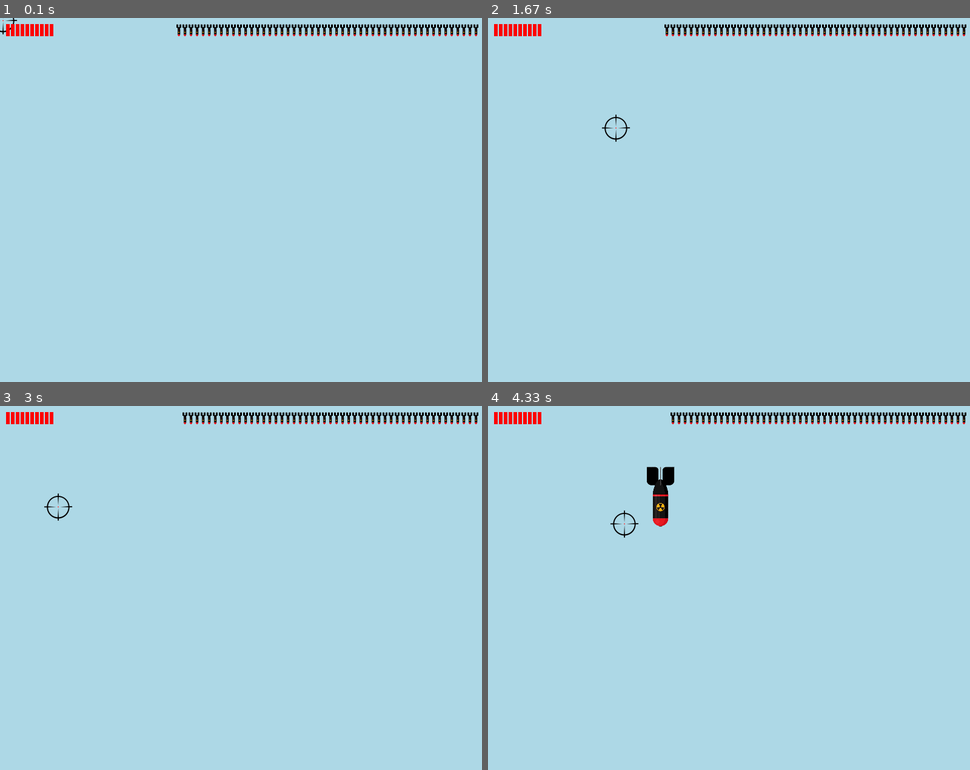
Above: before the commit, frames 1-4 (two rows, left to right).
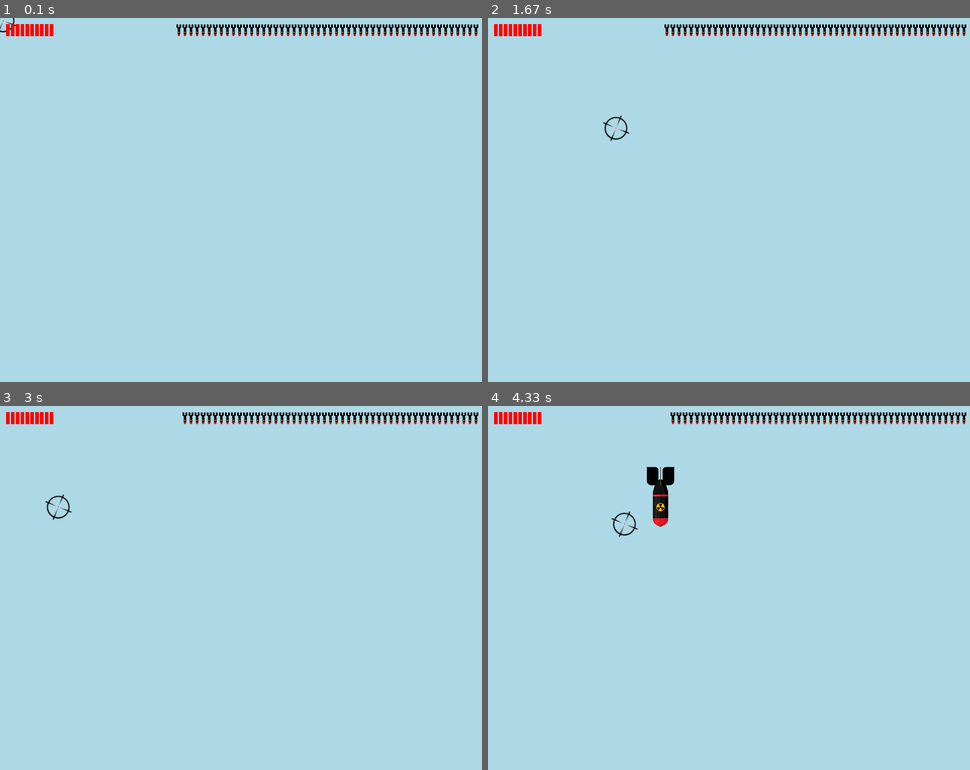
Above: after the commit, the same moments.

Repository: Novol-Drozdov/project_pygame
Game: pygame game, started from Airstrike/Airstrike.py
The game is run twice, just before and just after one commit, with the same random seed, the same clock (stepped at 60 frames per second) and the same inputs.
Inputs (mouse positions are in pixels of both pictures, inside the frame that each line leads up to):
- Up to frame 1 (0.1 s): no input
- Up to frame 2 (1.67 s): click (729, 200) at 0.38 s; click (777, 280) at 0.72 s; click (907, 327) at 1.05 s; click (618, 127) at 1.38 s
- Up to frame 3 (3 s): click (241, 631) at 1.72 s; click (366, 646) at 2.05 s; click (342, 558) at 2.38 s; click (57, 507) at 2.72 s
- Up to frame 4 (4.33 s): click (835, 522) at 3.05 s; click (584, 464) at 3.38 s; click (618, 653) at 3.72 s; click (622, 522) at 4.05 s

The runs differ from the first frame. In frame 1, less than 0.1% of the frame differs, in the area x 0-4%, y 0-5%; in frame 2, less than 0.1%, in the area x 23-30%, y 26-34%; in frame 3, less than 0.1%; in frame 4, less than 0.1%.

Commit message:
Airstrike game update

Diff:
--- a/Airstrike/Airstrike.py
+++ b/Airstrike/Airstrike.py
@@ -9,8 +9,14 @@
 clock = pygame.time.Clock()
 pygame.mouse.set_visible(False)
 
-imgAim = pygame.image.load('project_pygame/Airstrike/aim.png').convert_alpha()
+imgAim = pygame.image.load('project_pygame/Airstrike/aimAnim.png').convert_alpha()
+imgAimList = [imgAim.subsurface(0, 0, 50, 50),
+              imgAim.subsurface(50, 0, 50, 50),
+              imgAim.subsurface(100, 0, 50, 50),
+              imgAim.subsurface(150, 0, 50, 50),]
+
 imgBomb = pygame.image.load('project_pygame/Airstrike/bomb.png').convert_alpha()
+imgBoom = pygame.image.load('project_pygame/Airstrike/boom.png').convert_alpha()
 
 imgBombMini = pygame.transform.scale(imgBomb, (imgBomb.get_width() // 5, imgBomb.get_height() // 5))
 
@@ -21,6 +27,15 @@
 bombSpeed = 5
 bombCount = 50
 bombTimer = 120
+
+boomPX, boomPY = 0, 0
+boomFrame = -1
+boomFrameCount = 7
+boomFrameSpeed = 0.3
+
+aimFrame = 0
+aimFrameCount = 4
+aimFrameSpeed = 0.3
 
 play = True
 while play:
@@ -56,6 +71,14 @@
             if lives < 1: play = False
             bombs.pop(i)
 
+            boomFrame = 0
+            boomPX, boomPY = bombRect.midbottom
+
+    if boomFrame >= 0:
+        boomFrame += boomFrameSpeed
+        if boomFrame >= boomFrameCount:
+            boomFrame = -1
+
     if lives <= 0:
         print('Вы проиграли.')
         play = False
@@ -63,12 +86,20 @@
         print('Вы победили!')
         play = False
 
+    aimFrame = (aimFrame + aimFrameSpeed) % aimFrameCount
+
     window.fill('lightblue')
     for bombRect in bombs:
         window.blit(imgBomb, bombRect)
 
-    aimRect = imgAim.get_rect(center=(mx, my))
-    window.blit(imgAim, aimRect)
+    if boomFrame >= 0:
+        image = imgBoom.subsurface(int(boomFrame) * 85, 0, 85, 95)
+        rect = image.get_rect(midbottom=(boomPX, boomPY))
+        window.blit(image, rect)
+
+    aimImage = imgAimList[int(aimFrame)]
+    aimRect = aimImage.get_rect(center=(mx, my))
+    window.blit(aimImage, aimRect)
 
     for i in range(liveMax):
         pygame.draw.rect(window, 'gray70', (10 + i * 8, 10, 6, 20))
Binary file added: Airstrike/aimAnim.png
Binary file added: Airstrike/boom.png
